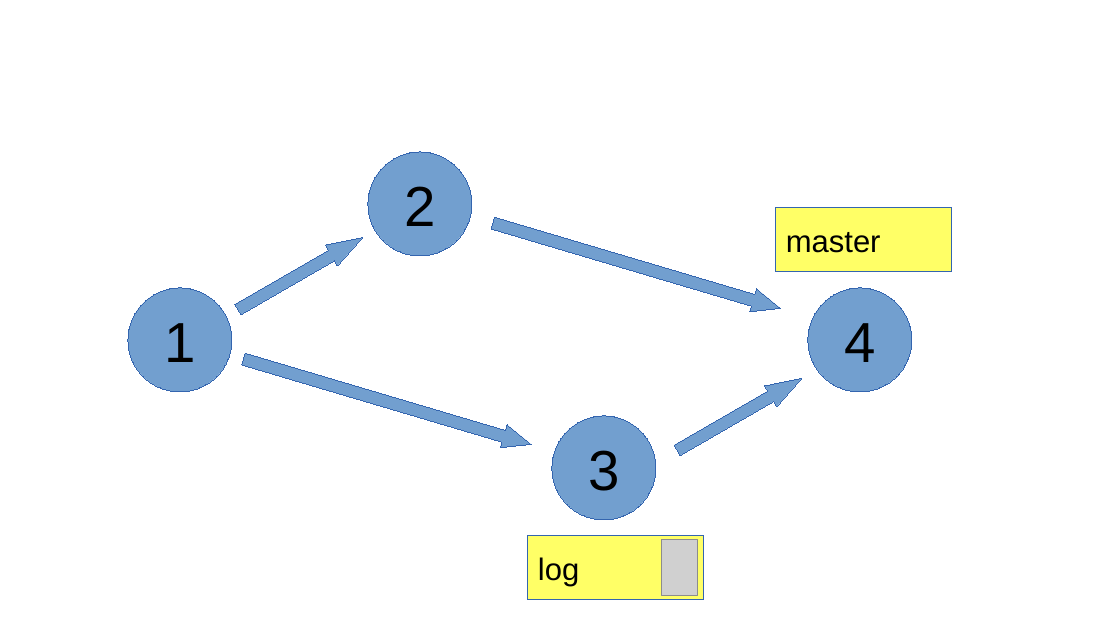
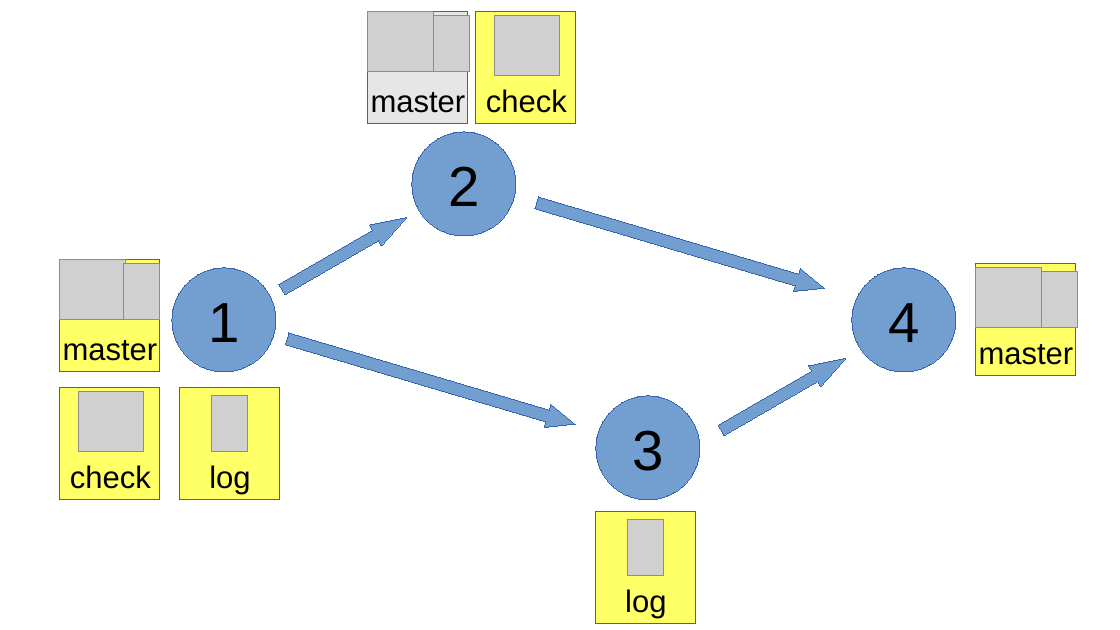
Before and after one commit to air-labs/VideoLectures, a slide deck: slide 11 of IntroductionToIndustialProgramming/git.odp (slide 17 before the commit). Drawn at 1120x630 pixels with LibreOffice and Linux fonts; fonts in the diff are those of the drawing; grey boxes stand for pictures; background and template pictures are left out. Boxes give left, top, right and bottom in pixels: in the first picture for what was removed or moved away, otherwise in the second. Text is boxed around its words. In the diff, an @@ line names an element or a change of style, - is before the commit and + after.

```diff
--- a/IntroductionToIndustialProgramming/git.odp
+++ b/IntroductionToIndustialProgramming/git.odp
@@ rectangle added at (368,12,468,124), fill #E6E6E6, outline #3465AF 0 pt, 22 pt, text #000000 @@
+master
@@ picture added at (368,12,433,72) @@
@@ picture added at (434,16,471,72) @@
@@ rectangle added at (477,12,576,124), fill #FFFF66, outline #3465AF 0 pt, 22 pt, text #000000 @@
+check
@@ picture added at (495,16,560,76) @@
@@ rectangle "master" at (60,260,160,372): alignment left to centre; vertical alignment middle to bottom @@
@@ rectangle "master": place and size @@
-rectangle "master" at (776,208,952,272)
+rectangle "master" at (60,260,160,372)
@@ picture added at (60,260,125,320) @@
@@ picture added at (124,264,161,320) @@
@@ rectangle added at (977,264,1076,376), fill #FFFF66, outline #3465AF 0 pt, 22 pt, text #000000 @@
+master
@@ picture added at (977,268,1042,328) @@
@@ picture added at (1042,272,1078,328) @@
@@ 4 ellipses, 4 up arrows: place and size @@
-4 ellipses, 4 up arrows at (128,152,912,519)
+4 ellipses, 4 up arrows at (172,132,956,500)
@@ rectangle added at (60,388,160,500), fill #FFFF66, outline #3465AF 0 pt, 22 pt, text #000000 @@
+check
@@ rectangle added at (180,388,279,500), fill #FFFF66, outline #3465AF 0 pt, 22 pt, text #000000 @@
+log
@@ picture added at (78,392,143,452) @@
@@ picture added at (212,396,249,452) @@
@@ rectangle "log": place and size @@
-rectangle "log" at (528,537,704,601)
+rectangle "log" at (597,512,696,624)
@@ rectangle "log" at (597,512,696,624): alignment left to centre; vertical alignment middle to bottom @@
@@ picture: place and size @@
-picture at (662,540,698,596)
+picture at (628,520,665,576)
```
Also in this commit, not shown: 7 slides removed, 2 other files.
